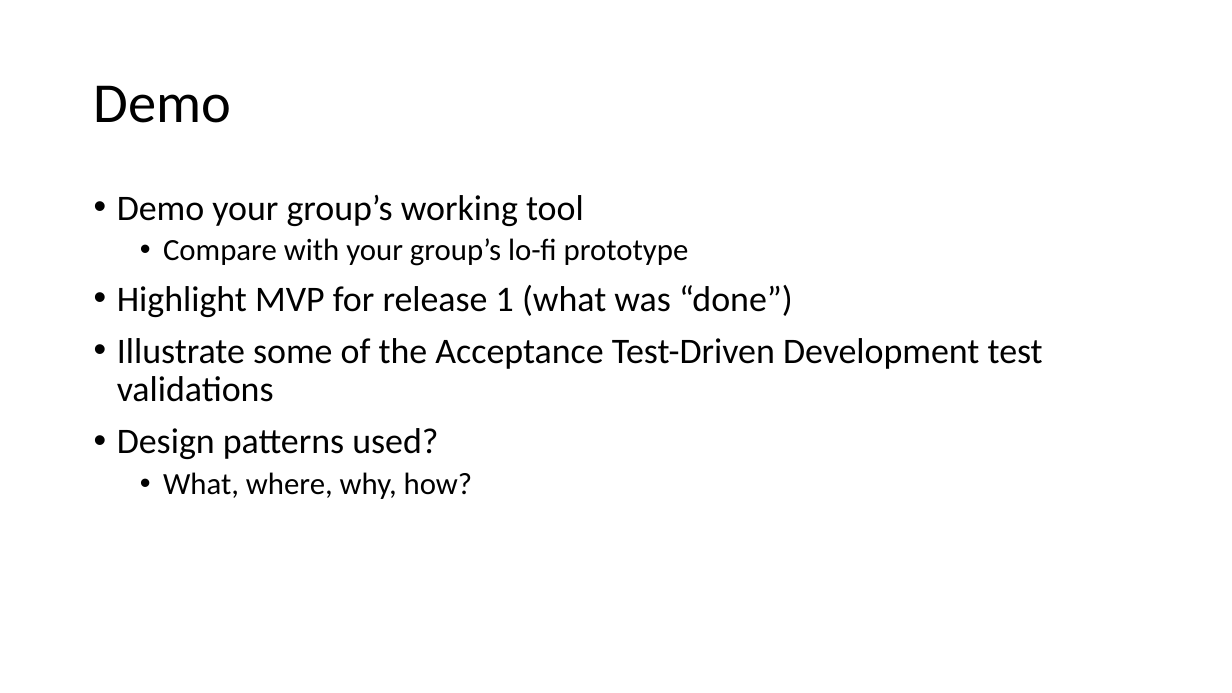
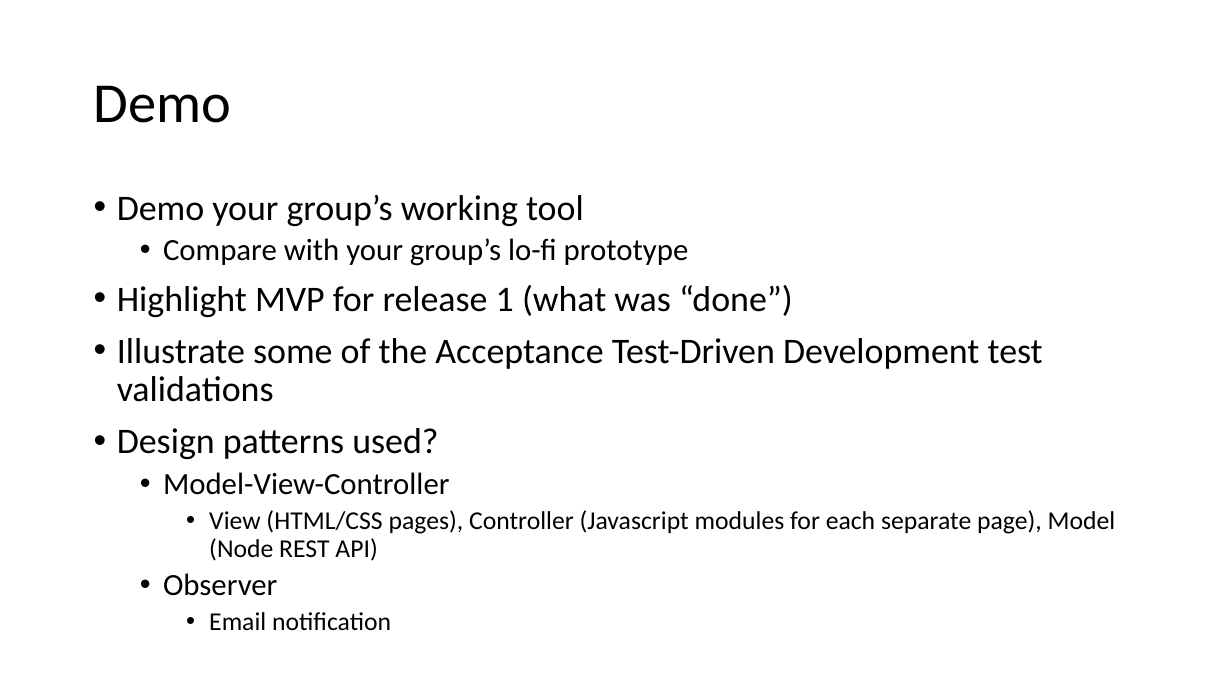
Before and after one commit to Konnie789/ENSE-470, a slide deck: slide 7 of Milestone 6/Milestone 6.ppt (slide 3 before the commit). Drawn at 1232x693 pixels with LibreOffice and Linux fonts; fonts in the diff are those of the drawing. Boxes give left, top, right and bottom in pixels: in the first picture for what was removed or moved away, otherwise in the second. Text is boxed around its words. In the diff, an @@ line names an element or a change of style, - is before the commit and + after.

```diff
--- a/Milestone 6/Milestone 6.ppt
+++ b/Milestone 6/Milestone 6.ppt
@@ text at box(163, 472, 1116, 631): text changed; size 24 to 20 pt @@
-  • What, where, why, how?
+  • Model-View-Controller
+    • View (HTML/CSS pages), Controller (Javascript modules for each separate page), Model (Node REST API)
+  • Observer
+    • Email notification
```
Also in this commit, not shown: 2 other slides changed, 5 slides added, 1 slide removed.
